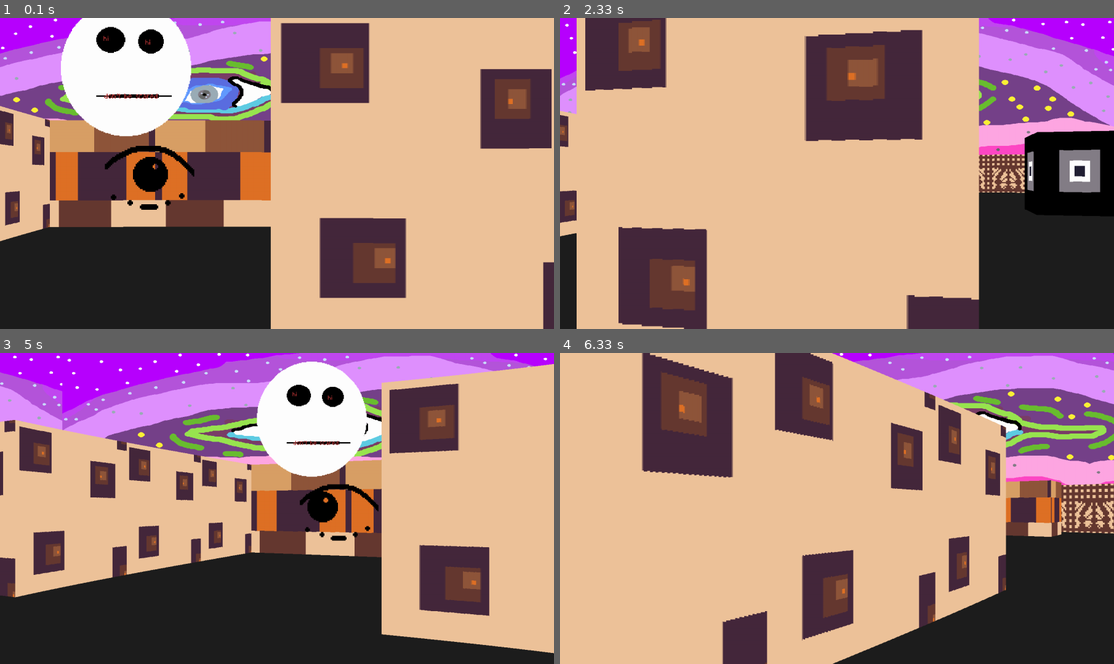
Above: before the commit, frames 1-4 (two rows, left to right).
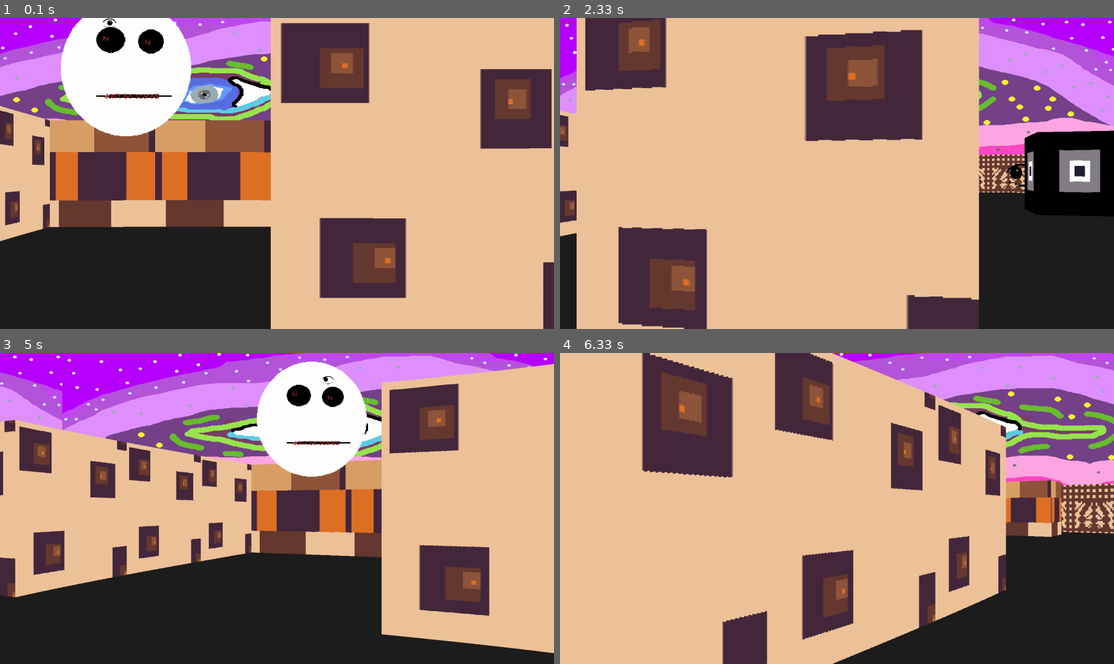
Above: after the commit, the same moments.

Repository: kyrusoo/uni-pygame
Game: pygame game, started from maze/main.py
Two runs of this game, one before a commit and one after it. Both use one fixed random seed, a clock stepped at 60 frames per second and the inputs below.
Inputs (mouse positions are in pixels of both pictures, inside the frame that each line leads up to):
- Up to frame 1 (0.1 s): no input
- Up to frame 2 (2.33 s): hold D 0.33-0.8 s; move the mouse to (814, 185) at 0.37 s; hold W 0.83-1.13 s; move the mouse to (1014, 164) at 0.87 s; hold D 1.17-1.63 s; move the mouse to (842, 195) at 1.2 s; hold A 1.67-2.2 s; move the mouse to (704, 176) at 1.7 s; hold S from 2.23 s (still down); move the mouse to (892, 241) at 2.27 s
- Up to frame 3 (5 s): release S at 2.53 s; hold A 2.57-2.97 s; move the mouse to (105, 580) at 2.6 s; hold W 3-3.37 s; move the mouse to (360, 399) at 3.03 s; hold D 3.4-4.03 s; move the mouse to (481, 617) at 3.43 s; hold S 4.07-4.43 s; move the mouse to (343, 536) at 4.1 s; hold A 4.47-4.93 s; move the mouse to (288, 402) at 4.5 s; hold D from 4.97 s (still down)
- Up to frame 4 (6.33 s): move the mouse to (704, 446) at 5 s; release D at 5.43 s; hold W 5.47-5.77 s; move the mouse to (637, 499) at 5.5 s; hold D 5.8-6.27 s; move the mouse to (809, 589) at 5.83 s; hold A from 6.3 s (still down)

The runs differ from the first frame. In frame 1, 1.0% of the frame differs, in the area x 18-36%, y 0-62%; in frame 2, 0.1%; in frame 3, 0.8%; in frame 4, nothing differs.

Commit message:
feat: object_handler

Diff:
--- a/maze/main.py
+++ b/maze/main.py
@@ -6,6 +6,7 @@
 from raycasting import *
 from object_renderer import *
 from sprite_object import *
+from object_handler import *
 
 class Game:
     def __init__(self):
@@ -21,14 +22,12 @@
         self.player = Player(self)
         self.object_renderer = ObjectRenderer(self)
         self.raycasting = RayCasting(self)
-        self.static_sprite = SpriteObject(self)
-        self.animated_sprite = AnimatedSprite(self)
+        self.object_handler = ObjectHandler(self)
 
     def update(self):
         self.player.update()
         self.raycasting.update()
-        self.static_sprite.update()
-        self.animated_sprite.update()
+        self.object_handler.update()
         pg.display.flip()
         self.delta_time = self.clock.tick(FPS)
         pg.display.set_caption(f'{self.clock.get_fps() :.1f}')
--- /dev/null
+++ b/maze/object_handler.py
@@ -0,0 +1,27 @@
+from sprite_object import *
+
+
+
+class ObjectHandler:
+    def __init__(self, game):
+        self.game = game
+        self.sprite_list = []
+        self.static_sprite_path = 'resources/sprites/static_sprites/'
+        self.anim_sprite_path = 'resources/sprites/animated_sprites/'
+        add_sprite = self.add_sprite
+
+        # sprite map
+        add_sprite(SpriteObject(game))
+        # add_sprite(AnimatedSprite(game))
+        add_sprite(AnimatedSprite(game, pos=(1.5, 1.5)))
+        add_sprite(AnimatedSprite(game, pos=(1.5, 7.5)))
+        add_sprite(AnimatedSprite(game, pos=(5.0, 3.9), shift=-11, scale=0.1))
+        add_sprite(AnimatedSprite(game, pos=(5.0, 4.15), shift=-11, scale=0.1))
+        add_sprite(AnimatedSprite(game, pos=(14.5, 1.5)))
+        add_sprite(AnimatedSprite(game, pos=(14.5, 7.8)))
+
+    def update(self):
+        [sprite.update() for sprite in self.sprite_list]
+
+    def add_sprite(self, sprite):
+        self.sprite_list.append(sprite)
